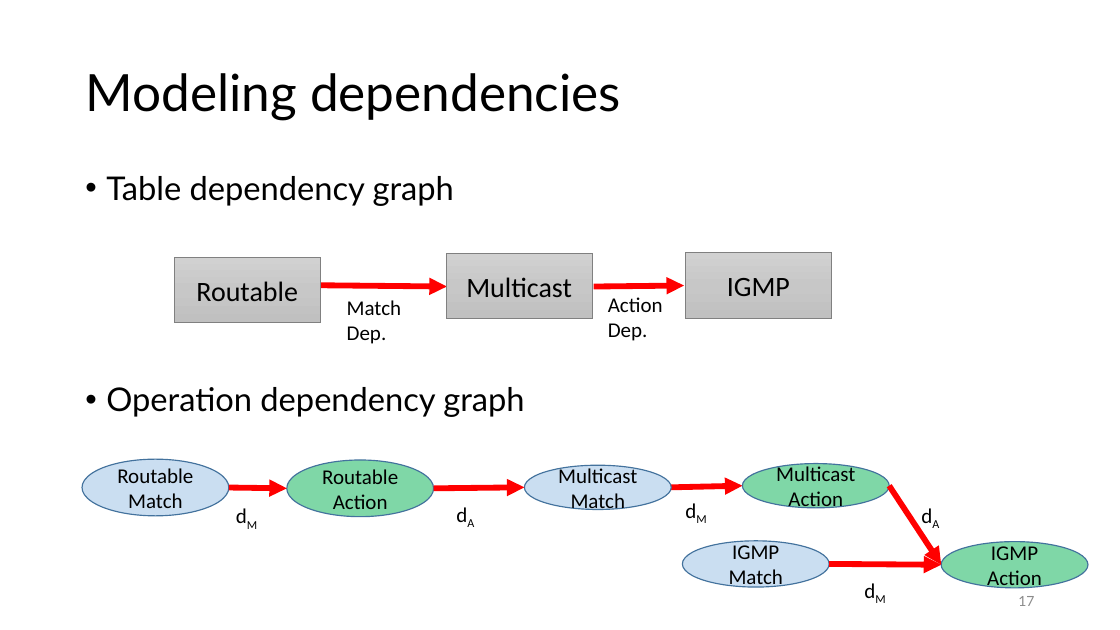
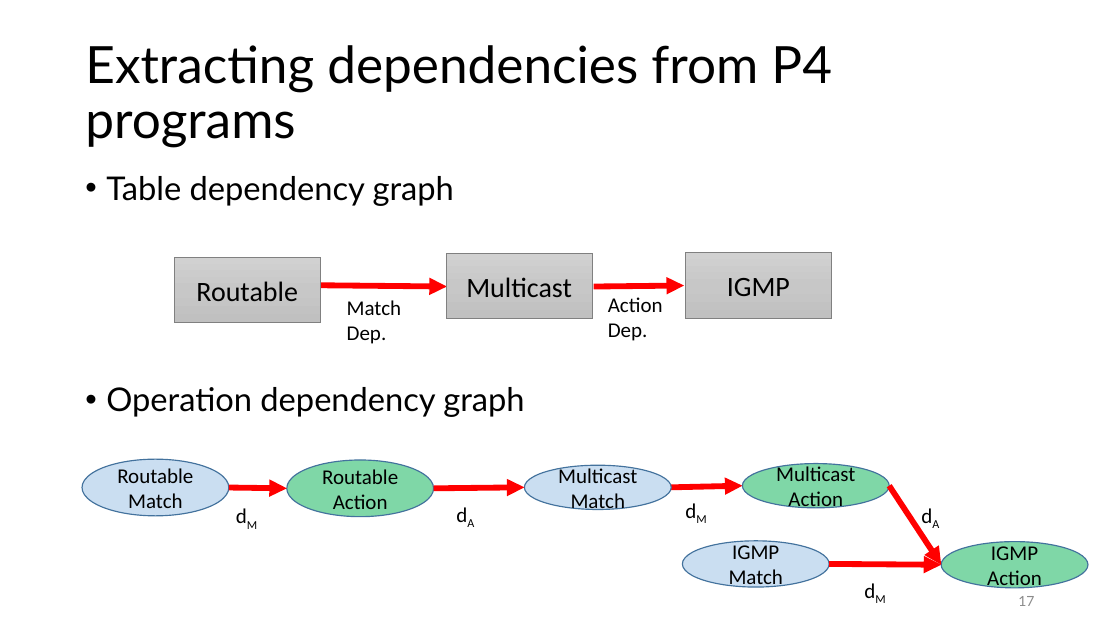
Before and after one commit to anirudhSK/drmt_talk, a slide deck: slide 17 of drmt.pptx. Drawn at 1120x630 pixels with LibreOffice and Linux fonts; fonts in the diff are those of the drawing. Boxes give left, top, right and bottom in pixels: in the first picture for what was removed or moved away, otherwise in the second. Text is boxed around its words. In the diff, an @@ line names an element or a change of style, - is before the commit and + after.

Commit message:
More feedback

```diff
--- a/drmt.pptx
+++ b/drmt.pptx
@@ title at (85,45,832,148): text changed @@
-Modeling dependencies
+Extracting dependencies from P4 programs
```
